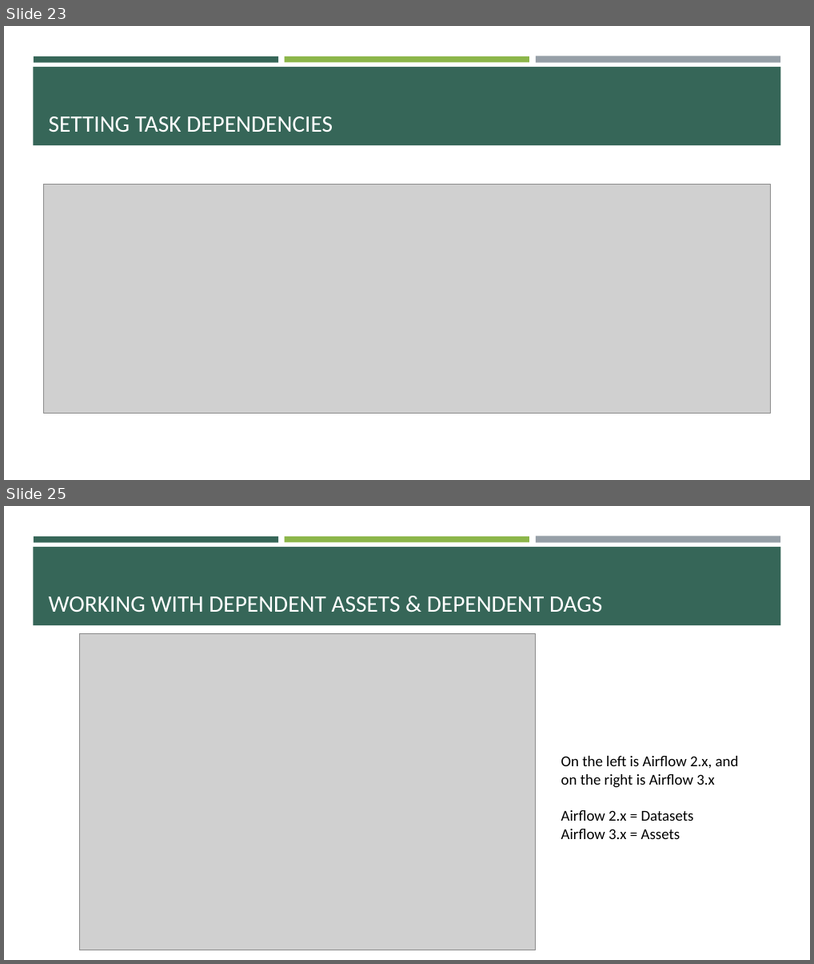
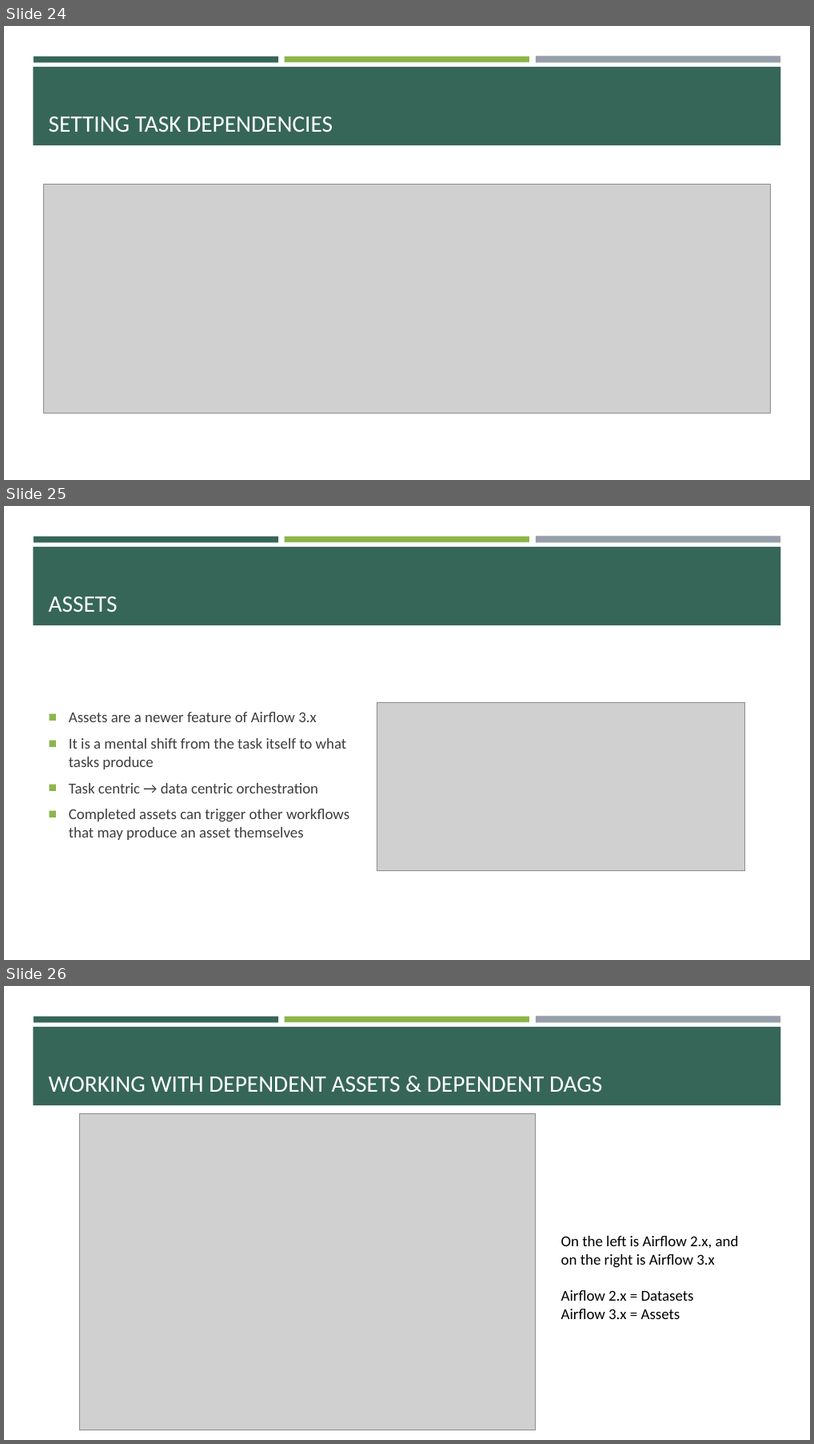
Before and after one commit to e-m-wilson/data_engineering, a slide deck: airflow/Airflow.pptx. Shown one above the other, each under a label of ours: slides 23 and 25 before the commit, slides 24, 25 and 26 after it; the slides between them are not shown. The pictures are 814x964 and 814x1444 pixels, drawn with LibreOffice and Linux fonts; fonts in the diff are those of the drawing; grey boxes stand for pictures. Boxes give left, top, right and bottom in pixels: in the first picture for what was removed or moved away, otherwise in the second. Text is boxed around its words. In the diff, an @@ line names an element or a change of style, - is before the commit and + after.

```diff
--- a/airflow/Airflow.pptx
+++ b/airflow/Airflow.pptx
@@ slide 25 added at (4, 506, 810, 960), background #FFFFFF; not listed: 4 template elements that a slide beside it also shows @@
@@ title added at (49, 596, 118, 612), 28 pt, text #FFFFFF @@
+ASSETS
@@ text added at (69, 712, 350, 840), 18 pt, text #3D3D3D @@
+■ Assets are a newer feature of Airflow 3.x
+■ It is a mental shift from the task itself to what tasks produce
+■ Task centric → data centric orchestration
+■ Completed assets can trigger other workflows that may produce an asset themselves
@@ picture added at (378, 703, 745, 870) @@
@@ what was slide 23 is now slide 24 @@
@@ what was slide 25 is now slide 26 @@
```
Also in this commit, not shown: 1 slide changed, 2 other slides added, 1 slide removed, 6 other files.
